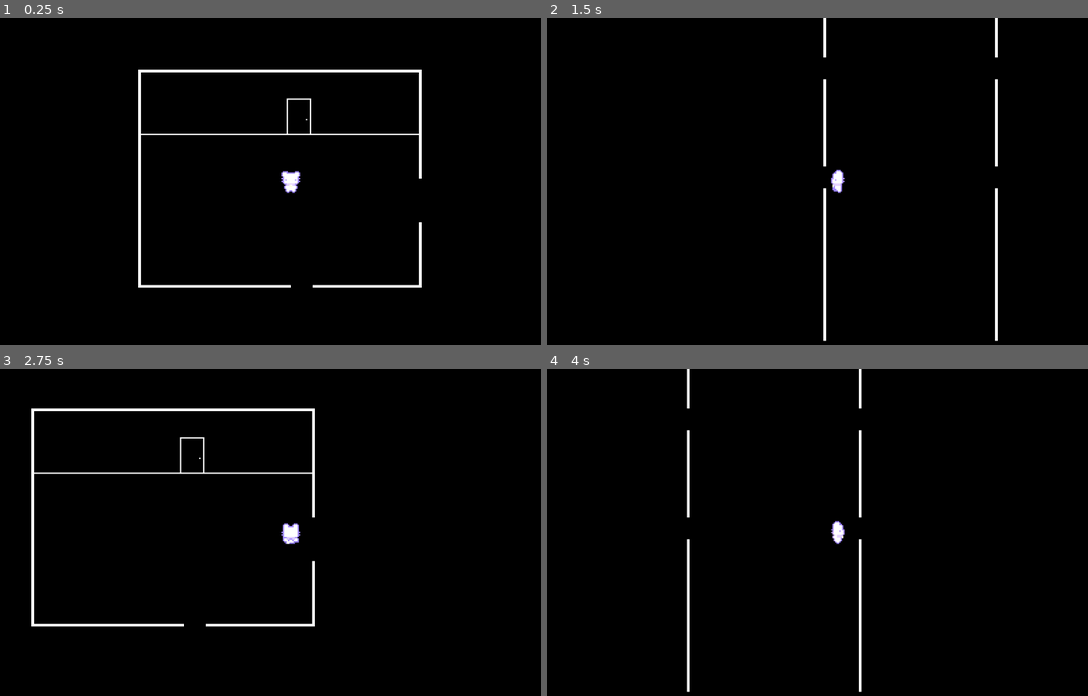
Above: before the commit, frames 1-4 (two rows, left to right).
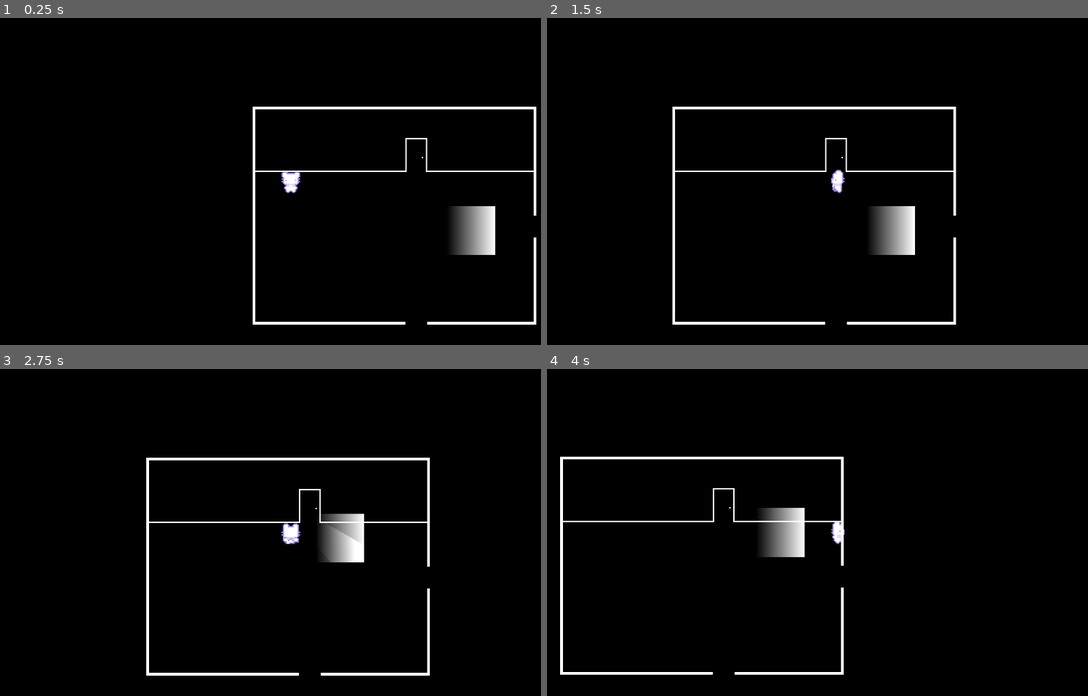
Above: after the commit, the same moments.

Repository: RuffByte/Ouroboros
Game: Godot game, scene res://Scenes/World/main_world.tscn
The game is run twice, just before and just after one commit, with the same random seed, the same clock (stepped at 60 frames per second) and the same inputs.
Inputs (mouse positions are in pixels of both pictures, inside the frame that each line leads up to):
- Up to frame 1 (0.25 s): no input
- Up to frame 2 (1.5 s): tap Enter (ui_accept) at 0.5, 0.77 s; move the mouse to (963, 165) at 0.52 s; hold D (move_right) from 0.53 s (still down); tap E (interact) at 0.6, 1.35 s; move the mouse to (720, 197) at 1.27 s
- Up to frame 3 (2.75 s): tap Enter (ui_accept) at 1.52 s; move the mouse to (351, 460) at 2.02 s; release D (move_right) at 2.03 s; hold A (move_left) from 2.03 s (still down); tap E (interact) at 2.1 s
- Up to frame 4 (4 s): move the mouse to (806, 597) at 2.77 s; release A (move_left) at 2.78 s; hold D (move_right) from 2.78 s (still down); tap E (interact) at 2.85, 3.6 s; tap Enter (ui_accept) at 3.02, 3.77 s; move the mouse to (1012, 581) at 3.52 s

The runs differ from the first frame. In frame 1, 5.3% of the frame differs, in the area x 25-100%, y 15-94%; in frame 2, 4.1%; in frame 3, 5.2%; in frame 4, 4.2%.

Commit message:
Added spaghetti enemy logic

Diff:
--- a/Scenes/Door.gd
+++ b/Scenes/Door.gd
@@ -28,5 +28,19 @@
 	if !room:
 		return
 	if body is Player:
-		var next_room: Node2D = get_closest_door_in_room()
-		body.position = get_door_spawn_location(next_room)
+		go_to_room(body)
+		for enemy in owner.get_node("enemies").get_children():
+			if enemy is Enemy and enemy.target is Player:
+				var temp: Node2D = enemy.target
+				enemy.set_target(self)
+			else:
+				push_warning("a non enemy is in a enemy only node")
+
+	if body is Enemy and not body.target is Player:
+		go_to_room(body)
+		body.set_target(null)
+
+func go_to_room(body: Node2D):
+	var next_room: Node2D = get_closest_door_in_room()
+	var location: Vector2 = get_door_spawn_location(next_room)
+	body.position = location
--- a/Scenes/InvisidbleDoor.tscn
+++ b/Scenes/InvisidbleDoor.tscn
@@ -3,7 +3,7 @@
 [ext_resource type="PackedScene" uid="uid://bkuqxhawucijc" path="res://Scenes/BaseDoor.tscn" id="1_a81pq"]
 
 [sub_resource type="RectangleShape2D" id="RectangleShape2D_5wctd"]
-size = Vector2(38, 1)
+size = Vector2(38, 0.2)
 
 [node name="Door" instance=ExtResource("1_a81pq")]
 position = Vector2(0, 0)
@@ -13,7 +13,7 @@
 position = Vector2(0, -0.8)
 
 [node name="CollisionShape2D" type="CollisionShape2D" parent="Area2D" index="0"]
-position = Vector2(2.08165e-12, 0.3)
+position = Vector2(2.08165e-12, 0.7)
 shape = SubResource("RectangleShape2D_5wctd")
 
 [node name="playerSpawnLocation" parent="." index="1"]
--- /dev/null
+++ b/Scenes/Objects/ghost.gd
@@ -0,0 +1,72 @@
+extends Enemy
+class_name Ghost
+
+const AGGROTIME: float = 2.0
+const SPEED : float = 45.0
+var TP_TIMER: float = 10
+
+var target: Node2D
+var aggroTimer: float
+
+var idleTimer: float = 0
+var hasFinishFollowIntoRoom: bool = false
+var isInView : bool = false
+
+var unlockedRoam: bool = true
+
+func _ready():
+	pass
+
+func _physics_process(delta) -> void:
+
+	if unlockedRoam:
+		idleTimer += delta
+		if idleTimer / 10.0 > 1.0:
+			reset_idle()
+			teleport_to_random_room()
+			return
+	print(aggroTimer)
+	time_aggro(delta)
+	if !target:
+		return
+
+	var target_position = (target.global_position - global_position).normalized()
+	velocity.x = target_position.x * SPEED
+	velocity.y = target_position.y * SPEED
+	move_and_slide()
+
+func _on_detect_area_body_entered(body) -> void:
+	if body is Player:
+		isInView = true
+		await get_tree().create_timer(0.5).timeout
+		reset_aggro()
+		reset_idle()
+		target = body
+
+func teleport_to_random_room():
+	var rooms:Array = owner.get_node("rooms").get_children()
+	var selected_room_index = (randf() * len(rooms))/1
+	print(selected_room_index, rooms[selected_room_index])
+	global_position = rooms[selected_room_index].global_position
+
+func _on_detect_area_body_exited(body):
+	if body is Player:
+		isInView = false
+		await get_tree().create_timer(0.5).timeout
+		isInView = false
+
+func time_aggro(delta) -> void:
+	if !isInView:
+		if aggroTimer > 0.0:
+			aggroTimer -= delta
+		else:
+			target = null
+
+func set_target(body):
+	target = body
+
+func reset_aggro() -> void:
+	aggroTimer = AGGROTIME
+
+func reset_idle() -> void:
+	idleTimer = 0.0
--- /dev/null
+++ b/Scenes/Objects/ghost.tscn
@@ -0,0 +1,136 @@
+[gd_scene load_steps=6 format=3 uid="uid://dvw6yth2rqx3j"]
+
+[ext_resource type="Script" path="res://Scenes/Objects/ghost.gd" id="1_tncp4"]
+
+[sub_resource type="Gradient" id="Gradient_dlykk"]
+
+[sub_resource type="GradientTexture2D" id="GradientTexture2D_61d4h"]
+gradient = SubResource("Gradient_dlykk")
+
+[sub_resource type="CircleShape2D" id="CircleShape2D_22ctp"]
+radius = 1126.9
+
+[sub_resource type="RectangleShape2D" id="RectangleShape2D_ow00k"]
+
+[node name="Ghost" type="CharacterBody2D"]
+script = ExtResource("1_tncp4")
+
+[node name="Sprite2D" type="Sprite2D" parent="."]
+scale = Vector2(0.559998, 0.559998)
+texture = SubResource("GradientTexture2D_61d4h")
+
+[node name="DetectArea" type="Area2D" parent="."]
+
+[node name="CollisionShape2D" type="CollisionShape2D" parent="DetectArea"]
+scale = Vector2(-0.0702442, -0.0702442)
+shape = SubResource("CircleShape2D_22ctp")
+
+[node name="Node2D" type="Node2D" parent="."]
+visible = false
+
+[node name="RayCast2D" type="RayCast2D" parent="Node2D"]
+target_position = Vector2(2.08165e-12, 100)
+
+[node name="RayCast2D2" type="RayCast2D" parent="Node2D"]
+target_position = Vector2(2.08165e-12, -100)
+
+[node name="RayCast2D3" type="RayCast2D" parent="Node2D"]
+rotation = 0.261799
+scale = Vector2(1, 1)
+target_position = Vector2(2.08165e-12, 100)
+
+[node name="RayCast2D4" type="RayCast2D" parent="Node2D"]
+rotation = 0.261799
+scale = Vector2(1, 1)
+target_position = Vector2(2.08165e-12, -100)
+
+[node name="RayCast2D5" type="RayCast2D" parent="Node2D"]
+rotation = 0.523599
+target_position = Vector2(2.08165e-12, 100)
+
+[node name="RayCast2D6" type="RayCast2D" parent="Node2D"]
+rotation = 0.523599
+target_position = Vector2(2.08165e-12, -100)
+
+[node name="RayCast2D7" type="RayCast2D" parent="Node2D"]
+rotation = 0.785398
+scale = Vector2(1, 1)
+target_position = Vector2(2.08165e-12, 100)
+
+[node name="RayCast2D8" type="RayCast2D" parent="Node2D"]
+rotation = 0.785398
+scale = Vector2(1, 1)
+target_position = Vector2(2.08165e-12, -100)
+
+[node name="RayCast2D9" type="RayCast2D" parent="Node2D"]
+rotation = 1.0472
+target_position = Vector2(2.08165e-12, 100)
+
+[node name="RayCast2D10" type="RayCast2D" parent="Node2D"]
+rotation = 1.0472
+target_position = Vector2(2.08165e-12, -100)
+
+[node name="RayCast2D11" type="RayCast2D" parent="Node2D"]
+rotation = 1.309
+target_position = Vector2(2.08165e-12, 100)
+
+[node name="RayCast2D12" type="RayCast2D" parent="Node2D"]
+rotation = 1.309
+target_position = Vector2(2.08165e-12, -100)
+
+[node name="RayCast2D13" type="RayCast2D" parent="Node2D"]
+rotation = 1.5708
+target_position = Vector2(2.08165e-12, 100)
+
+[node name="RayCast2D14" type="RayCast2D" parent="Node2D"]
+rotation = 1.5708
+target_position = Vector2(2.08165e-12, -100)
+
+[node name="RayCast2D15" type="RayCast2D" parent="Node2D"]
+rotation = 1.8326
+target_position = Vector2(2.08165e-12, 100)
+
+[node name="RayCast2D16" type="RayCast2D" parent="Node2D"]
+rotation = 1.8326
+target_position = Vector2(2.08165e-12, -100)
+
+[node name="RayCast2D17" type="RayCast2D" parent="Node2D"]
+rotation = 2.0944
+target_position = Vector2(2.08165e-12, 100)
+
+[node name="RayCast2D18" type="RayCast2D" parent="Node2D"]
+rotation = 2.0944
+target_position = Vector2(2.08165e-12, -100)
+
+[node name="RayCast2D19" type="RayCast2D" parent="Node2D"]
+rotation = 2.35619
+scale = Vector2(1, 1)
+target_position = Vector2(2.08165e-12, 100)
+
+[node name="RayCast2D20" type="RayCast2D" parent="Node2D"]
+rotation = 2.35619
+scale = Vector2(1, 1)
+target_position = Vector2(2.08165e-12, -100)
+
+[node name="RayCast2D21" type="RayCast2D" parent="Node2D"]
+rotation = 2.61799
+target_position = Vector2(2.08165e-12, 100)
+
+[node name="RayCast2D22" type="RayCast2D" parent="Node2D"]
+rotation = 2.61799
+target_position = Vector2(2.08165e-12, -100)
+
+[node name="RayCast2D23" type="RayCast2D" parent="Node2D"]
+rotation = 2.87979
+target_position = Vector2(2.08165e-12, 100)
+
+[node name="RayCast2D24" type="RayCast2D" parent="Node2D"]
+rotation = 2.87979
+target_position = Vector2(2.08165e-12, -100)
+
+[node name="CollisionShape2D" type="CollisionShape2D" parent="."]
+scale = Vector2(0.26876, 0.282927)
+shape = SubResource("RectangleShape2D_ow00k")
+
+[connection signal="body_entered" from="DetectArea" to="." method="_on_detect_area_body_entered"]
+[connection signal="body_exited" from="DetectArea" to="." method="_on_detect_area_body_exited"]
--- a/Scenes/Rooms/bedroom.tscn
+++ b/Scenes/Rooms/bedroom.tscn
@@ -201,4 +201,4 @@
 [node name="TileMap" type="TileMap" parent="."]
 tile_set = SubResource("TileSet_kvhd3")
 format = 2
-layer_0/tile_data = PackedInt32Array(-327687, 65537, 1, -262 …(438 unchanged characters)… 62142, 393217, 10, -327681, 458753, 1, -262145, 458753, 2, -196609, 458753, 3, -393216, 524289, 1, -327680, 524289, 2, -262144, 524289, 3, -393215, 589825, 1, -262143, 589825, 3, 196609, 589825, 10, -393214, 655361, 1, -262142, 655361, 3, 196610, 655361, 10, -393213, 720897, 1, -262141, 720897, 3, 196611, 720897, 10, -393212, 786433, 1, -262140, 786433, 3, 196612, 786433, 10, -393211, 851969, 1, -327675, 851969, 2, -262139, 851969, 3, -196603, 851969, 4, -131067, 851969, 5, 65541, 851969, 8, 131077, 851969, 9, 196613, 851969, 10, 262143, 458753, 10)
+layer_0/tile_data = PackedInt32Array(-327687, 65537, 1, -262 …(438 unchanged characters)… 62142, 393217, 10, -327681, 458753, 1, -393216, 524289, 1, -327680, 1572865, 2, -262144, 1572865, 3, -393215, 589825, 1, -262143, 589825, 3, 196609, 589825, 10, -393214, 655361, 1, -262142, 655361, 3, 196610, 655361, 10, -393213, 720897, 1, -262141, 720897, 3, 196611, 720897, 10, -393212, 786433, 1, -262140, 786433, 3, 196612, 786433, 10, -393211, 851969, 1, -327675, 851969, 2, -262139, 851969, 3, -196603, 851969, 4, -131067, 851969, 5, 65541, 851969, 8, 131077, 851969, 9, 196613, 851969, 10, 262143, 458753, 10, -196609, 393217, 3, 5, 851969, 2)
--- a/Scenes/World/main_world.tscn
+++ b/Scenes/World/main_world.tscn
@@ -1,66 +1,76 @@
-[gd_scene load_steps=5 format=3 uid="uid://bpr0emktiyypd"]
+[gd_scene load_steps=6 format=3 uid="uid://bpr0emktiyypd"]
 
 [ext_resource type="PackedScene" uid="uid://diqjcmvysb5e0" path="res://Scenes/Rooms/bedroom.tscn" id="1_hvf0q"]
+[ext_resource type="PackedScene" uid="uid://dvw6yth2rqx3j" path="res://Scenes/Objects/ghost.tscn" id="2_q0sqo"]
 [ext_resource type="PackedScene" uid="uid://c10nonnehk66w" path="res://Scenes/InvisidbleDoor.tscn" id="2_uf5r0"]
 [ext_resource type="PackedScene" uid="uid://bkq3evnnyql11" path="res://Scenes/Objects/player.tscn" id="3_i4niy"]
 [ext_resource type="PackedScene" uid="uid://jglt73g7b7ky" path="res://Scenes/Rooms/hallway.tscn" id="4_4fjp5"]
 
 [node name="MainWorld" type="Node2D"]
 
+[node name="PlayerEvent" type="Node" parent="."]
+
+[node name="enemies" type="Node" parent="."]
+
+[node name="Ghost" parent="enemies" instance=ExtResource("2_q0sqo")]
+position = Vector2(-560, -58)
+
 [node name="Player" parent="." instance=ExtResource("3_i4niy")]
-position = Vector2(-608, -67)
+position = Vector2(-692, -94)
 
-[node name="Bedroom" parent="." instance=ExtResource("1_hvf0q")]
+[node name="rooms" type="Node" parent="."]
+
+[node name="Bedroom" parent="rooms" instance=ExtResource("1_hvf0q")]
 position = Vector2(-608, -53)
 
-[node name="doors" type="Node2D" parent="Bedroom"]
+[node name="doors" type="Node2D" parent="rooms/Bedroom"]
 
-[node name="Door" parent="Bedroom/doors" node_paths=PackedStringArray("room") instance=ExtResource("2_uf5r0")]
+[node name="Door" parent="rooms/Bedroom/doors" node_paths=PackedStringArray("room") instance=ExtResource("2_uf5r0")]
 position = Vector2(7, -48)
 room = NodePath("../../../Bedroom2")
 
-[node name="Door2" parent="Bedroom/doors" instance=ExtResource("2_uf5r0")]
+[node name="Door2" parent="rooms/Bedroom/doors" instance=ExtResource("2_uf5r0")]
 position = Vector2(9, 62)
 rotation = 3.14159
 flip_v = true
 
-[node name="Door3" parent="Bedroom/doors" node_paths=PackedStringArray("room") instance=ExtResource("2_uf5r0")]
+[node name="Door3" parent="rooms/Bedroom/doors" node_paths=PackedStringArray("room") instance=ExtResource("2_uf5r0")]
 position = Vector2(94, -5)
 rotation = 1.5708
 flip_v = true
 room = NodePath("../../../hallway")
 
-[node name="Bedroom2" parent="." instance=ExtResource("1_hvf0q")]
+[node name="Bedroom2" parent="rooms" instance=ExtResource("1_hvf0q")]
 position = Vector2(-579, -454)
 
-[node name="doors" type="Node2D" parent="Bedroom2"]
+[node name="doors" type="Node2D" parent="rooms/Bedroom2"]
 
-[node name="Door" parent="Bedroom2/doors" instance=ExtResource("2_uf5r0")]
+[node name="Door" parent="rooms/Bedroom2/doors" instance=ExtResource("2_uf5r0")]
 position = Vector2(7, -48)
 
-[node name="Door2" parent="Bedroom2/doors" node_paths=PackedStringArray("room") instance=ExtResource("2_uf5r0")]
+[node name="Door2" parent="rooms/Bedroom2/doors" node_paths=PackedStringArray("room") instance=ExtResource("2_uf5r0")]
 position = Vector2(9, 62)
 rotation = 3.14159
 flip_v = true
 room = NodePath("../../../Bedroom")
 
-[node name="Door3" parent="Bedroom2/doors" node_paths=PackedStringArray("room") instance=ExtResource("2_uf5r0")]
+[node name="Door3" parent="rooms/Bedroom2/doors" node_paths=PackedStringArray("room") instance=ExtResource("2_uf5r0")]
 position = Vector2(94, -5)
 rotation = 1.5708
 flip_v = true
 room = NodePath("../../../hallway")
 
-[node name="hallway" parent="." instance=ExtResource("4_4fjp5")]
+[node name="hallway" parent="rooms" instance=ExtResource("4_4fjp5")]
 position = Vector2(287, -168)
 
-[node name="doors" type="Node2D" parent="hallway"]
+[node name="doors" type="Node2D" parent="rooms/hallway"]
 
-[node name="Door" parent="hallway/doors" node_paths=PackedStringArray("room") instance=ExtResource("2_uf5r0")]
+[node name="Door" parent="rooms/hallway/doors" node_paths=PackedStringArray("room") instance=ExtResource("2_uf5r0")]
 position = Vector2(-60, -60)
 rotation = -1.5708
 room = NodePath("../../../Bedroom2")
 
-[node name="Door2" parent="hallway/doors" node_paths=PackedStringArray("room") instance=ExtResource("2_uf5r0")]
+[node name="Door2" parent="rooms/hallway/doors" node_paths=PackedStringArray("room") instance=ExtResource("2_uf5r0")]
 position = Vector2(-64, 27)
 rotation = -1.5708
 flip_v = true
--- /dev/null
+++ b/Scripts/Entities/Enemy.gd
@@ -0,0 +1,2 @@
+extends CharacterBody2D
+class_name Enemy
--- /dev/null
+++ b/player_events.gd
@@ -0,0 +1,8 @@
+extends Node
+class_name PlayerEvent
+
+static var last_door_location: Vector2
+
+static func set_last_door_location(location:Vector2):
+	print(location)
+	last_door_location = location
--- a/project.godot
+++ b/project.godot
@@ -14,6 +14,10 @@
 run/main_scene="res://Scenes/World/main_world.tscn"
 config/features=PackedStringArray("4.2", "Forward Plus")
 config/icon="res://icon.svg"
+
+[autoload]
+
+PlayerEvents="*res://player_events.gd"
 
 [display]
 
